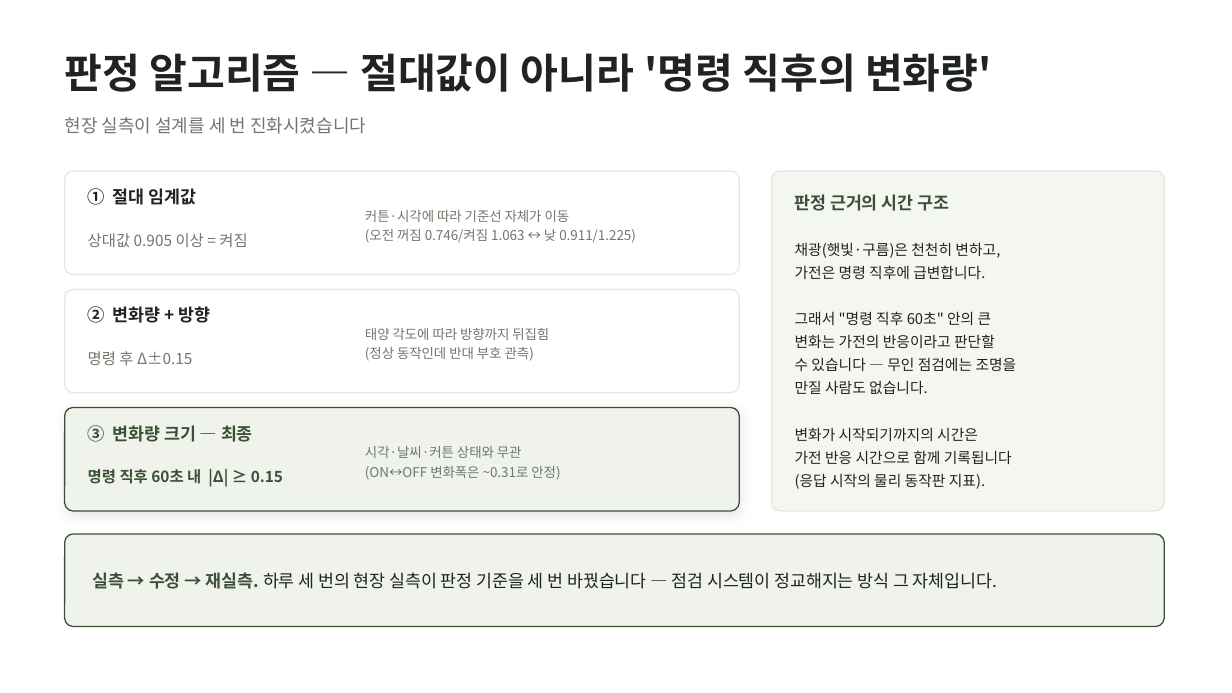
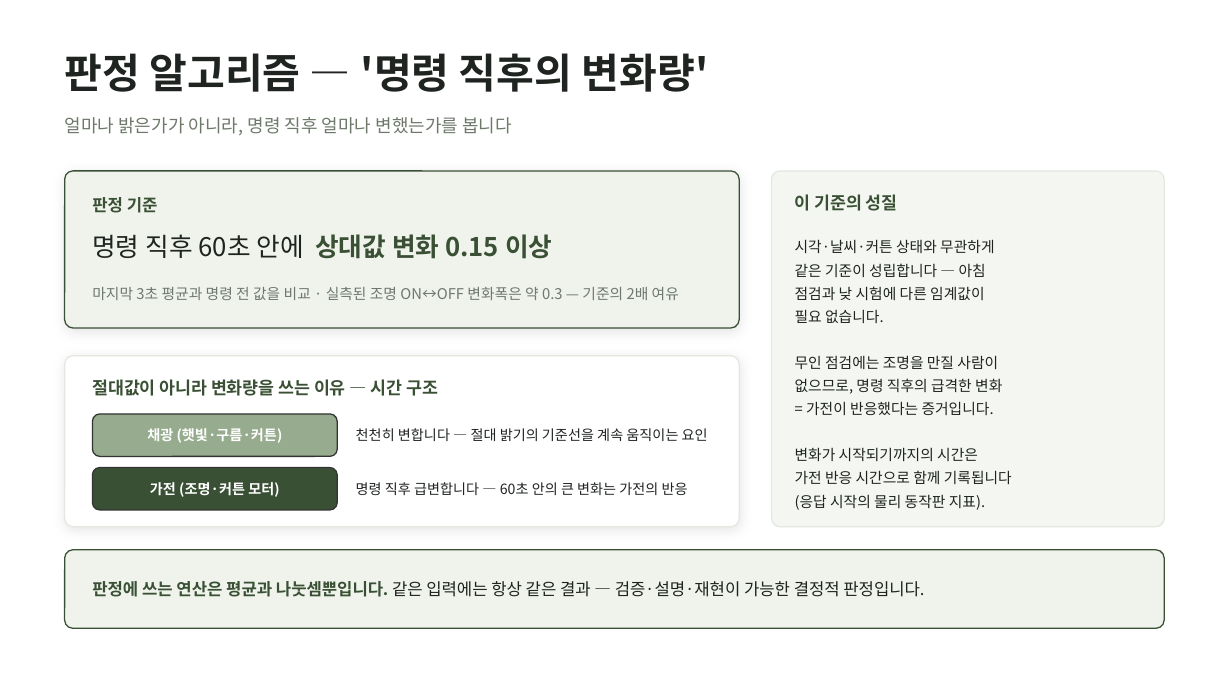
Before and after one commit to wonseok0415/wonseok-lab, a slide deck: slide 18 of thinqreal/fieldcheck/FieldCheck_진행보고_20260805.pptx. Drawn at 1232x693 pixels with LibreOffice and Linux fonts; fonts in the diff are those of the drawing. Boxes give left, top, right and bottom in pixels: in the first picture for what was removed or moved away, otherwise in the second. Text is boxed around its words. In the diff, an @@ line names an element or a change of style, - is before the commit and + after.

```diff
--- a/thinqreal/fieldcheck/FieldCheck_진행보고_20260805.pptx
+++ b/thinqreal/fieldcheck/FieldCheck_진행보고_20260805.pptx
@@ text at <box>65,53,709,92</box>: text changed @@
-판정 알고리즘 — 절대값이 아니라 '명령 직후의 변화량'
+판정 알고리즘 — '명령 직후의 변화량'
@@ text at <box>65,117,512,135</box>: text changed @@
-현장 실측이 설계를 세 번 진화시켰습니다
+얼마나 밝은가가 아니라, 명령 직후 얼마나 변했는가를 봅니다
@@ rounded rectangle: place and size @@
-rounded rectangle at <box>65,171,739,274</box>
+rounded rectangle at <box>65,171,739,328</box>
@@ rounded rectangle at <box>65,171,739,328</box>: fill #FFFFFF to #EFF3EC; outline #E4E8E1 1 pt to #3A5035 1 pt; shadow on; proportions changed @@
@@ rounded rectangle at <box>772,171,1165,527</box>: proportions changed @@
@@ rounded rectangle: place and size @@
-rounded rectangle at <box>772,171,1165,511</box>
+rounded rectangle at <box>772,171,1165,527</box>
@@ text at <box>92,197,158,213</box>: text changed; size 13.5 to 13 pt; text colour #1F2420 to #3A5035 @@
-① 절대 임계값
+판정 기준
@@ text at <box>795,194,898,211</box>: text changed @@
-판정 근거의 시간 구조
+이 기준의 성질
@@ text at <box>92,234,552,259</box>: text changed; size 12 to 20 pt; text colour #6E786B to #3A5035; bold on @@
-상대값 0.905 이상 = 켜짐
+명령 직후 60초 안에 상대값 변화 0.15 이상
@@ text at <box>795,239,1002,415</box>: text changed @@
-채광(햇빛·구름)은 천천히 변하고,
-가전은 명령 직후에 급변합니다.
-그래서 "명령 직후 60초" 안의 큰
-변화는 가전의 반응이라고 판단할
-수 있습니다 — 무인 점검에는 조명을
-만질 사람도 없습니다.
+시각·날씨·커튼 상태와 무관하게
+같은 기준이 성립합니다 — 아침
+점검과 낮 시험에 다른 임계값이
+필요 없습니다.
+무인 점검에는 조명을 만질 사람이
+없으므로, 명령 직후의 급격한 변화
+= 가전이 반응했다는 증거입니다.
@@ text at <box>92,287,679,300</box>: text changed; size 10.5 to 11.5 pt @@
-커튼·시각에 따라 기준선 자체가 이동
-(오전 꺼짐 0.746/켜짐 1.063 ↔ 낮 0.911/1.225)
+마지막 3초 평균과 명령 전 값을 비교 · 실측된 조명 ON↔OFF 변화폭은 약 0.3 — 기준의 2배 여유
@@ text removed at <box>365,328,549,361</box> @@
-태양 각도에 따라 방향까지 뒤집힘
-(정상 동작인데 반대 부호 관측)
@@ rounded rectangle: place and size @@
-rounded rectangle at <box>65,289,739,393</box>
+rounded rectangle at <box>65,356,739,527</box>
@@ rounded rectangle at <box>65,356,739,527</box>: shadow on; proportions changed @@
@@ text removed at <box>88,351,192,365</box> @@
-명령 후 Δ±0.15
@@ text at <box>92,379,439,396</box>: text changed; text colour #1F2420 to #3A5035 @@
-② 변화량 + 방향
+절대값이 아니라 변화량을 쓰는 이유 — 시간 구조
@@ rounded rectangle removed at <box>65,408,739,511</box> @@
@@ rounded rectangle added at <box>92,414,337,457</box>, fill #97AC8E, outline #333333 1 pt @@
@@ text removed at <box>88,425,253,442</box> @@
-③ 변화량 크기 — 최종
@@ text added at <box>147,428,283,443</box>, 11 pt, text #FFFFFF, bold @@
+채광 (햇빛·구름·커튼)
@@ text added at <box>356,428,708,441</box>, 11 pt, text #1F2420 @@
+천천히 변합니다 — 절대 밝기의 기준선을 계속 움직이는 요인
@@ rounded rectangle added at <box>92,468,337,510</box>, fill #3A5035, outline #333333 1 pt @@
@@ text at <box>150,482,279,497</box>: text changed; size 12 to 11 pt; text colour #3A5035 to #FFFFFF @@
-명령 직후 60초 내 |Δ| ≥ 0.15
+가전 (조명·커튼 모터)
@@ text at <box>356,482,688,495</box>: text changed; size 10.5 to 11 pt; text colour #6E786B to #1F2420 @@
-시각·날씨·커튼 상태와 무관
-(ON↔OFF 변화폭은 ~0.31로 안정)
+명령 직후 급변합니다 — 60초 안의 큰 변화는 가전의 반응
@@ rounded rectangle: place and size @@
-rounded rectangle at <box>65,534,1165,627</box>
+rounded rectangle at <box>65,550,1165,628</box>
@@ rounded rectangle at <box>65,550,1165,628</box>: proportions changed @@
@@ text at <box>92,581,924,597</box>: text changed; size 13.5 to 13 pt @@
-실측 → 수정 → 재실측. 하루 세 번의 현장 실측이 판정 기준을 세 번 바꿨습니다 — 점검 시스템이 정교해지는 방식 그 자체입니다.
+판정에 쓰는 연산은 평균과 나눗셈뿐입니다. 같은 입력에는 항상 같은 결과 — 검증·설명·재현이 가능한 결정적 판정입니다.
```
Also in this commit, not shown: 2 other slides changed, 2 other files.
